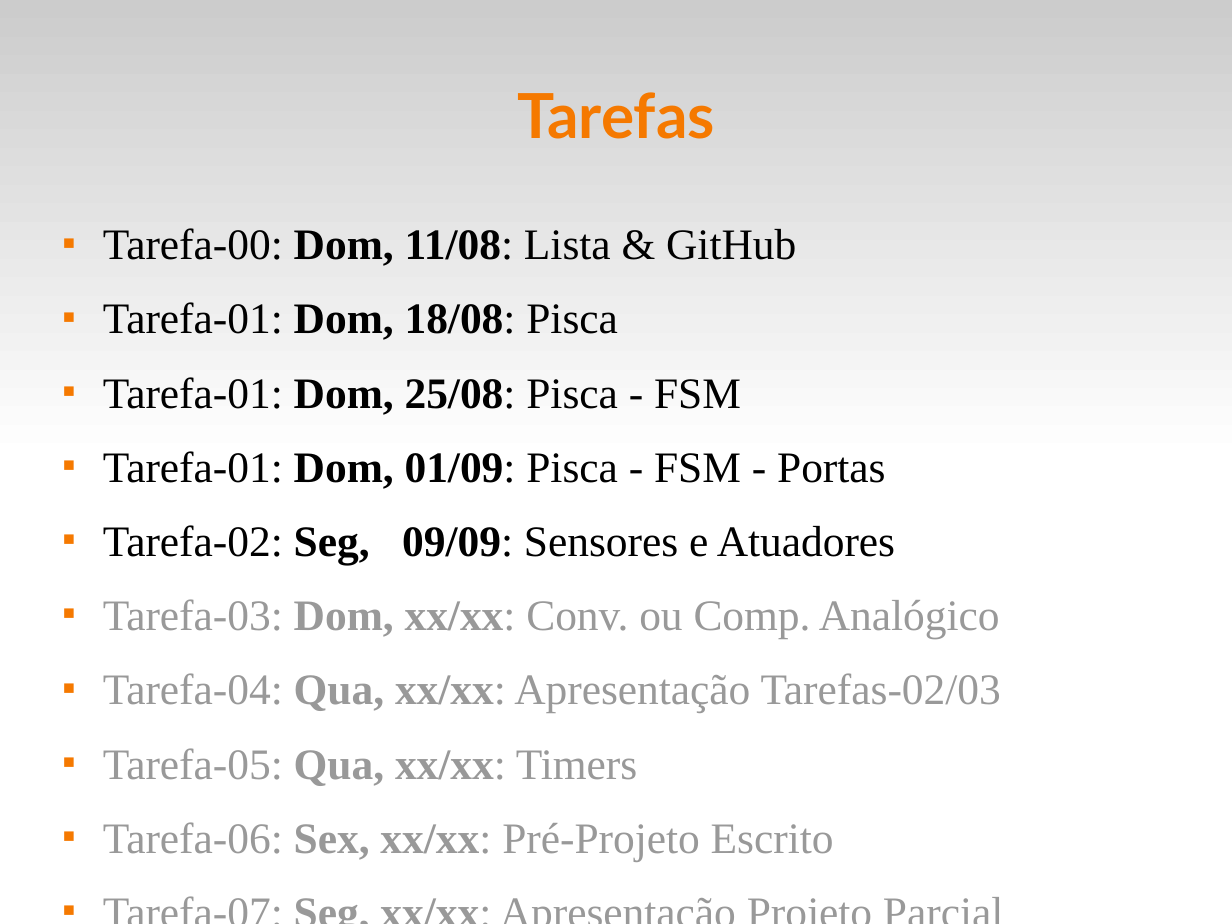
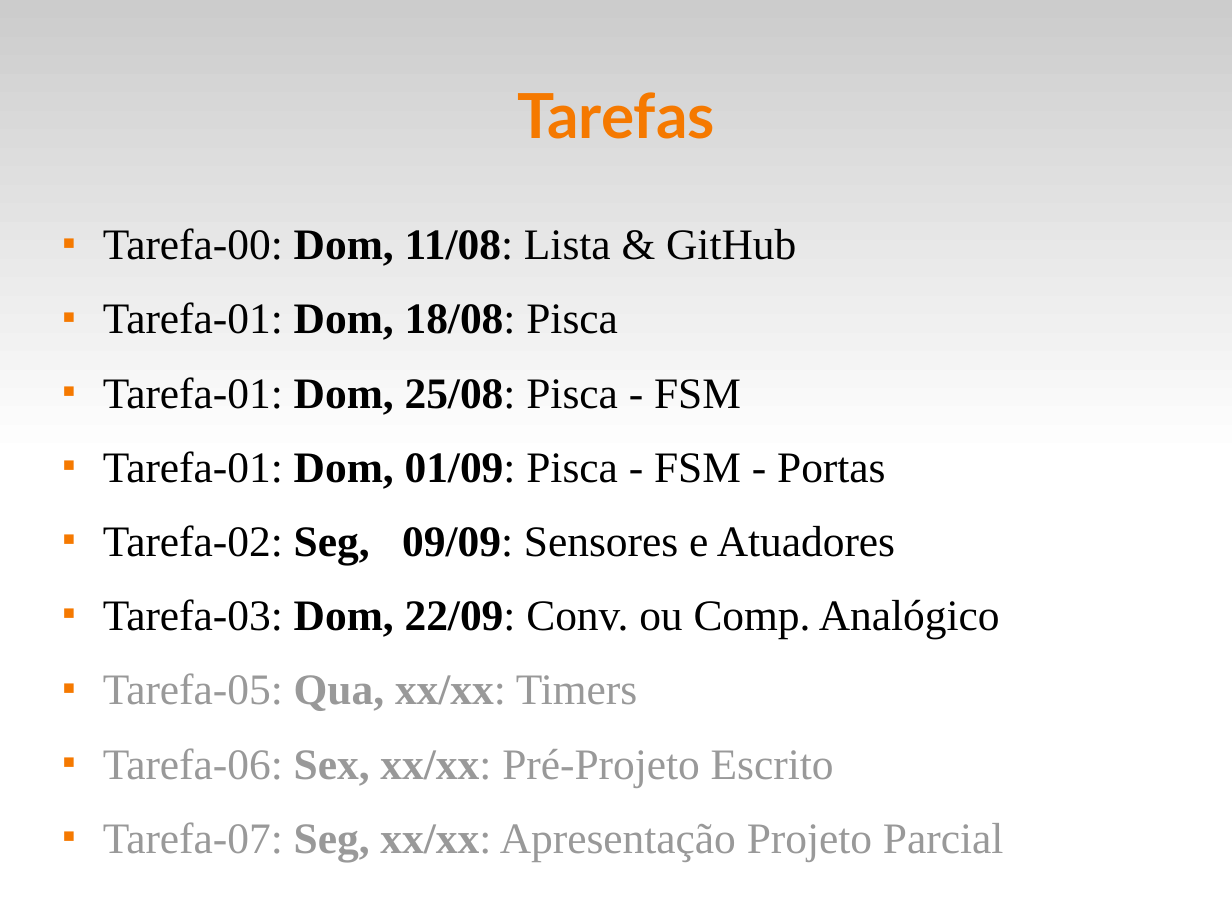
Before and after one commit to fsantanna-uerj/SE, a slide deck: slide 18 of Slides/se-00-intro.odp (slide 16 before the commit). Drawn at 1232x924 pixels with LibreOffice and Linux fonts; fonts in the diff are those of the drawing. Boxes give left, top, right and bottom in pixels: in the first picture for what was removed or moved away, otherwise in the second. Text is boxed around its words. In the diff, an @@ line names an element or a change of style, - is before the commit and + after.

```diff
--- a/Slides/se-00-intro.odp
+++ b/Slides/se-00-intro.odp
@@ text at box(103, 599, 1000, 639): text changed; text colour #999999 to #000000 @@
-■ Tarefa-03: Dom, xx/xx: Conv. ou Comp. Analógico
-■ Tarefa-04: Qua, xx/xx: Apresentação Tarefas-02/03
+■ Tarefa-03: Dom, 22/09: Conv. ou Comp. Analógico
```
Also in this commit, not shown: 1 other slide changed, 2 slides added, 3 other files.
